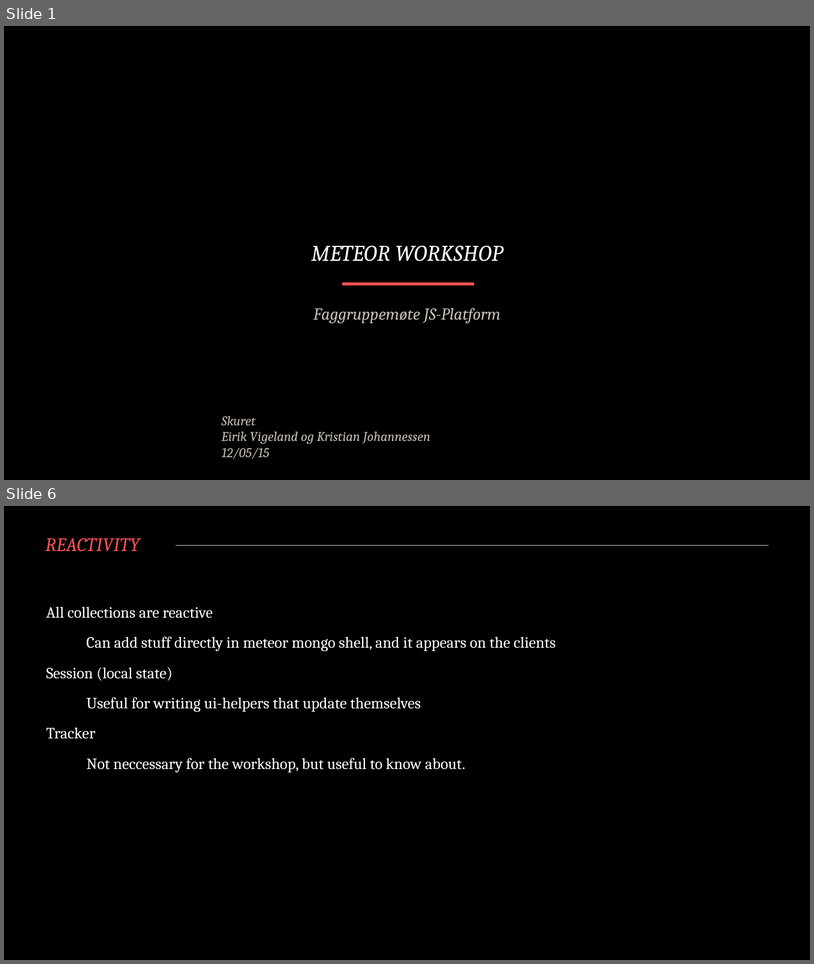
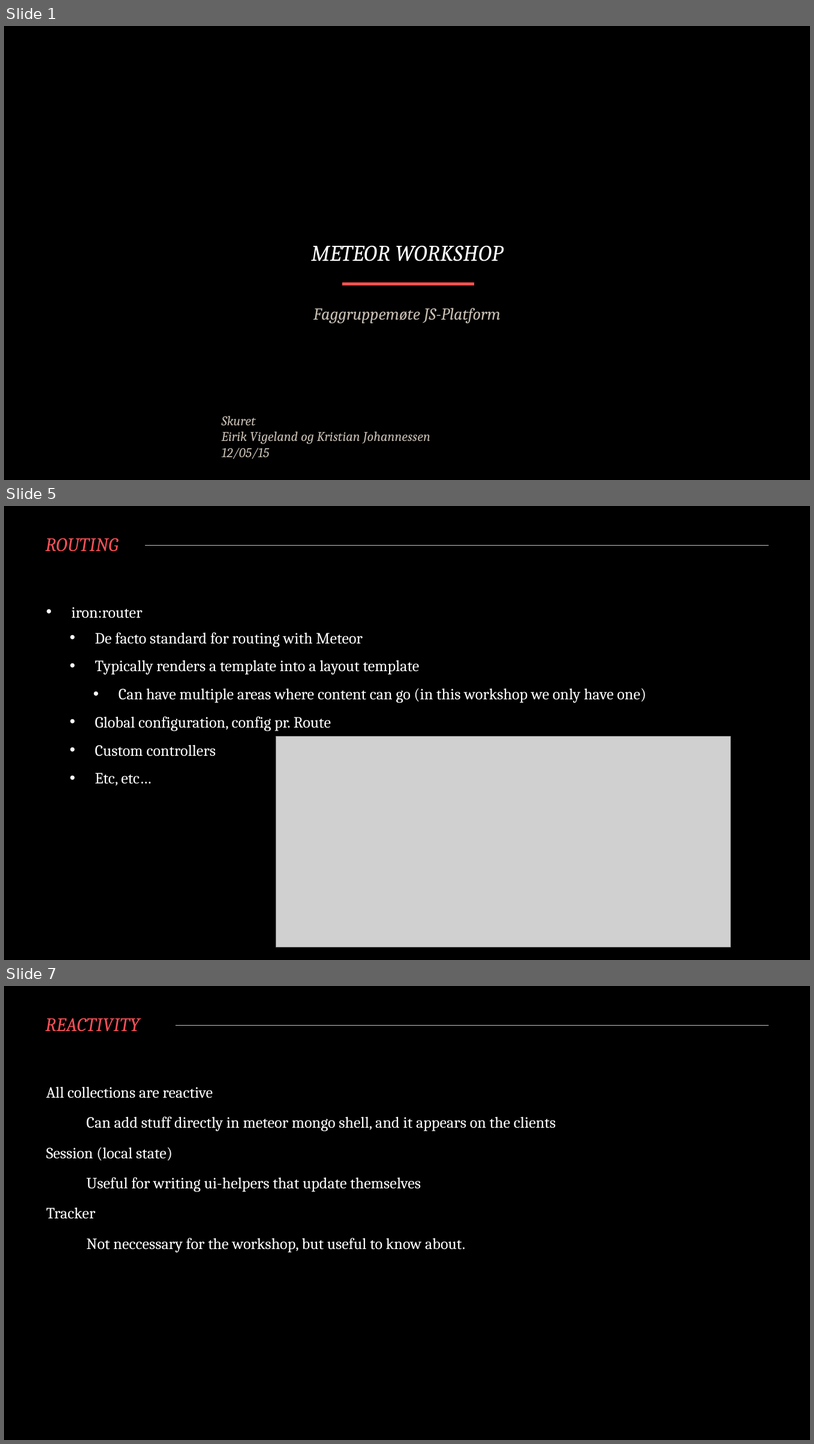
Before and after one commit to EirikV/meteor-workshop, a slide deck: private/Presentasjon.pptx. Shown one above the other, each under a label of ours: slides 1 and 6 before the commit, slides 1, 5 and 7 after it; the slides between them are not shown. The pictures are 814x964 and 814x1444 pixels, drawn with LibreOffice and Linux fonts; fonts in the diff are those of the drawing; grey boxes stand for pictures; background and template pictures are left out. Boxes give left, top, right and bottom in pixels: in the first picture for what was removed or moved away, otherwise in the second. Text is boxed around its words. In the diff, an @@ line names an element or a change of style, - is before the commit and + after.

```diff
--- a/private/Presentasjon.pptx
+++ b/private/Presentasjon.pptx
@@ slide 5 added at (x1=4, y1=506, x2=810, y2=960), background #000000; not listed: 1 template element that a slide beside it also shows @@
@@ title added at (x1=45, y1=538, x2=119, y2=552), 17 pt, text #FD5158, italic @@
+ROUTING
@@ text added at (x1=71, y1=607, x2=647, y2=786), 14 pt, text #FFFFFF @@
+• iron:router
+  • De facto standard for routing with Meteor
+  • Typically renders a template into a layout template
+    • Can have multiple areas where content can go (in this workshop we only have one)
+  • Global configuration, config pr. Route
+  • Custom controllers
+  • Etc, etc…
@@ picture added at (x1=276, y1=736, x2=731, y2=946) @@
@@ what was slide 6 is now slide 7 @@
```
Also in this commit, not shown: 3 slides changed, 2 other slides added, 2 slides removed.
